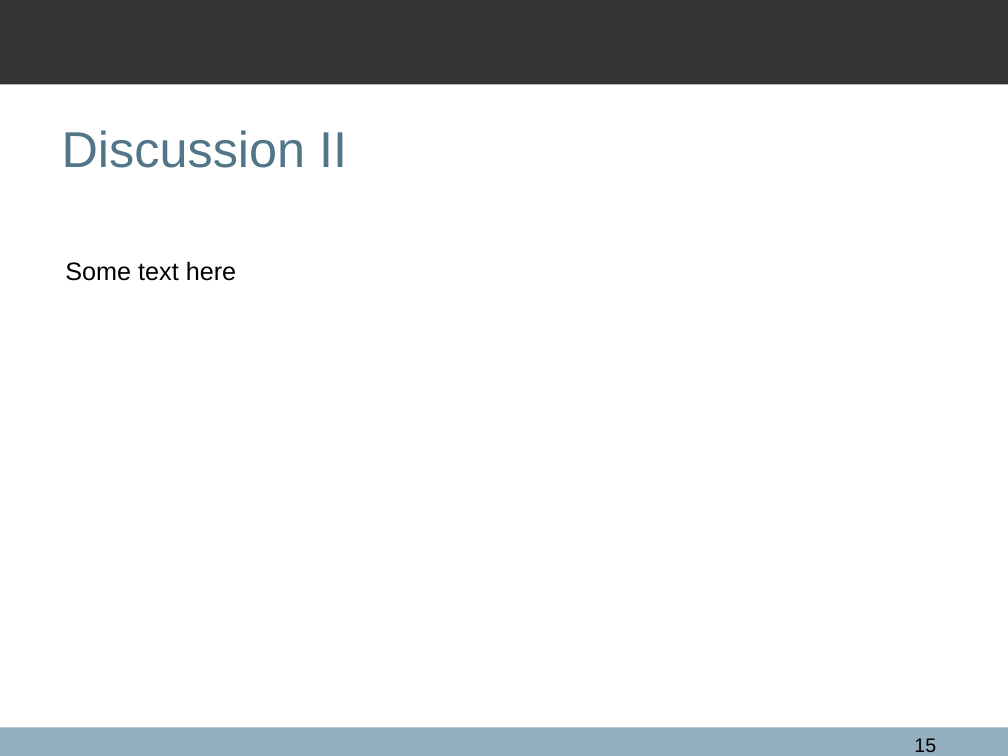
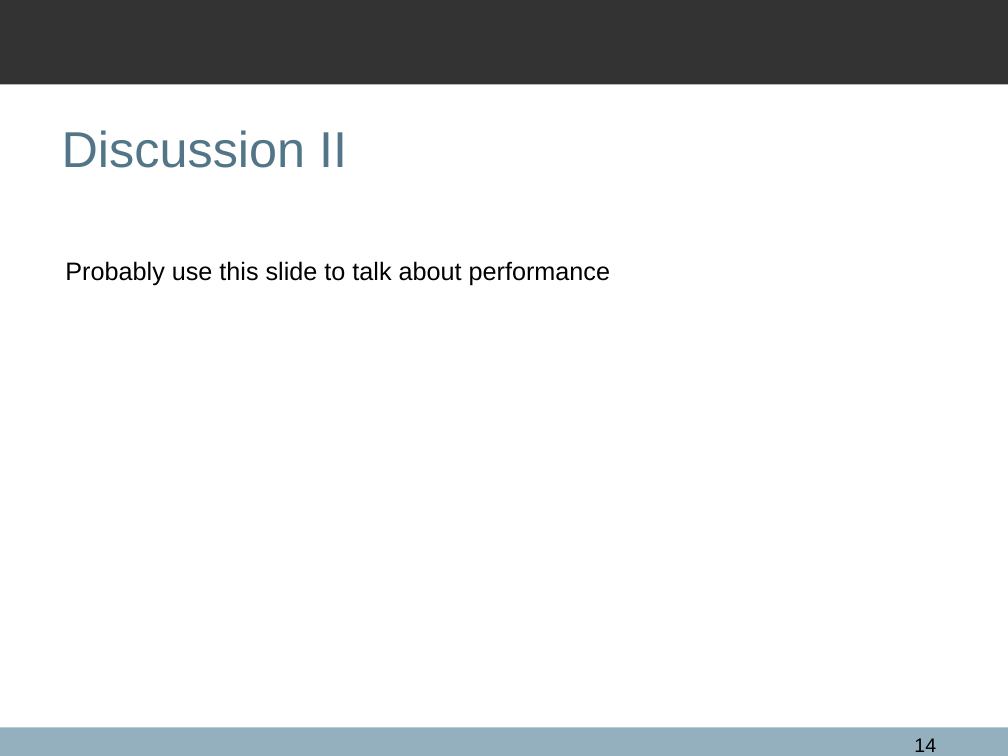
Before and after one commit to qxcv/comp2560, a slide deck: slide 14 of presentation/presentation.odp (slide 15 before the commit). Drawn at 1008x756 pixels with LibreOffice and Linux fonts; fonts in the diff are those of the drawing; background and template pictures are left out. Boxes give left, top, right and bottom in pixels: in the first picture for what was removed or moved away, otherwise in the second. Text is boxed around its words. In the diff, an @@ line names an element or a change of style, - is before the commit and + after.

```diff
--- a/presentation/presentation.odp
+++ b/presentation/presentation.odp
@@ text at [65, 261, 610, 285]: text changed @@
-Some text here
+Probably use this slide to talk about performance
@@ page number at [914, 738, 936, 752]: text changed @@
-15
+14
```
Also in this commit, not shown: 2 other slides changed, 3 slides added, 5 slides removed, 1 other file.
